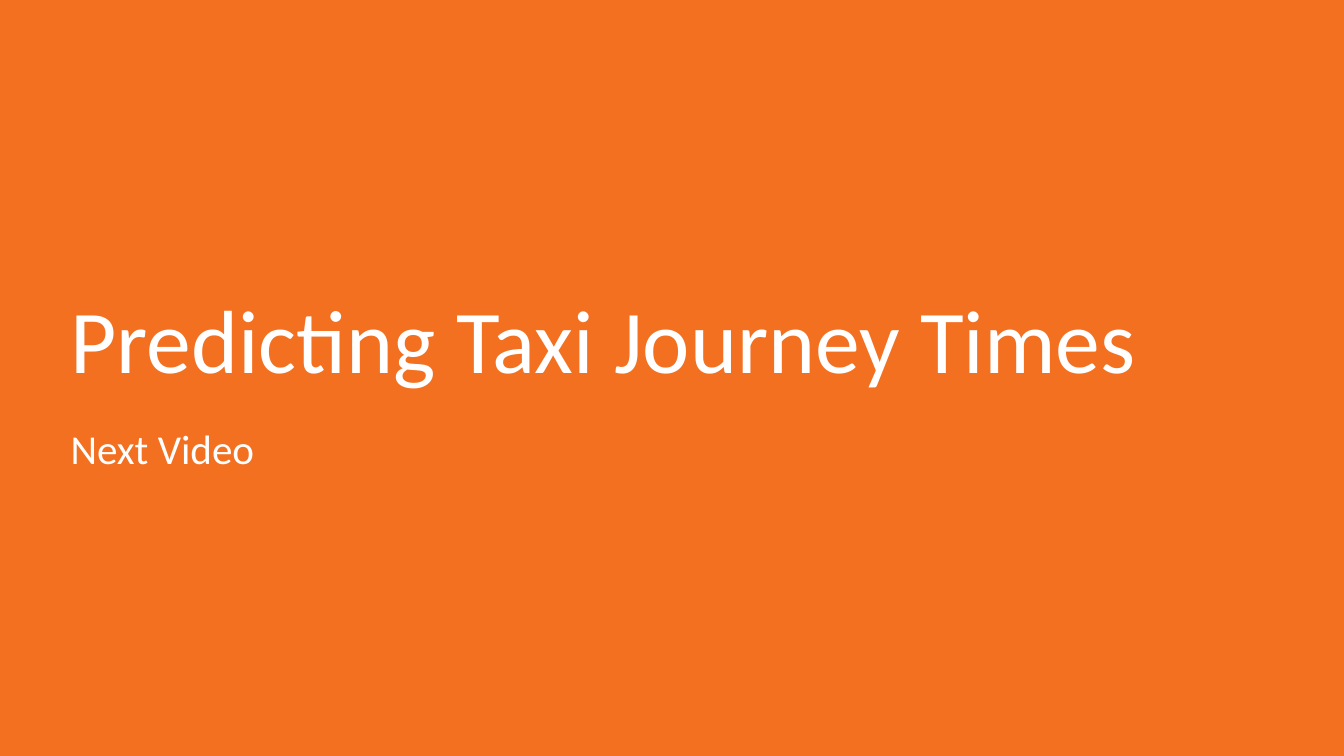
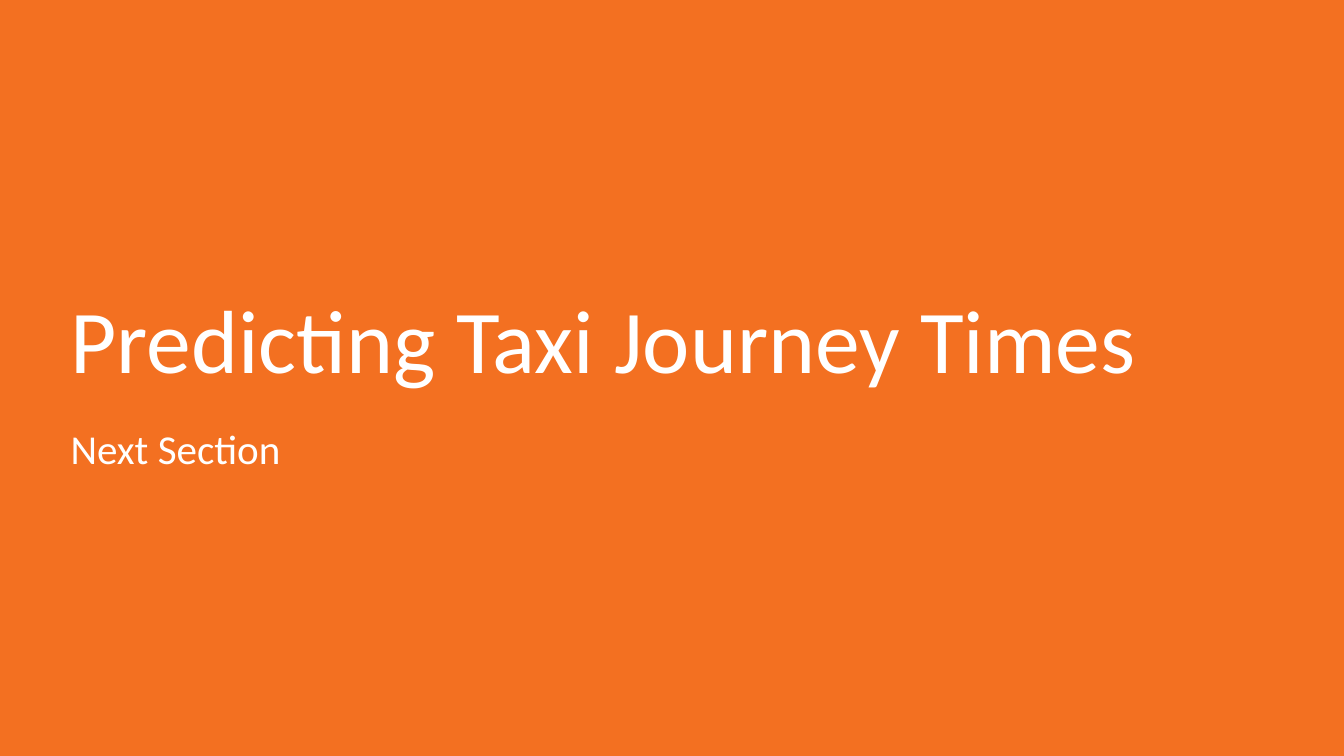
Before and after one commit to markstrefford/1.-Learning-Python-AI-by-Example, a slide deck: slide 4 of 2. Recognising Faces/Slides/2.4.pptx. Drawn at 1344x756 pixels with LibreOffice and Linux fonts; fonts in the diff are those of the drawing. Boxes give left, top, right and bottom in pixels: in the first picture for what was removed or moved away, otherwise in the second. Text is boxed around its words. In the diff, an @@ line names an element or a change of style, - is before the commit and + after.

```diff
--- a/2. Recognising Faces/Slides/2.4.pptx
+++ b/2. Recognising Faces/Slides/2.4.pptx
@@ subtitle at (x1=71, y1=435, x2=281, y2=465): text changed @@
-Next Video
+Next Section
```
Also in this commit, not shown: 3 other files.
